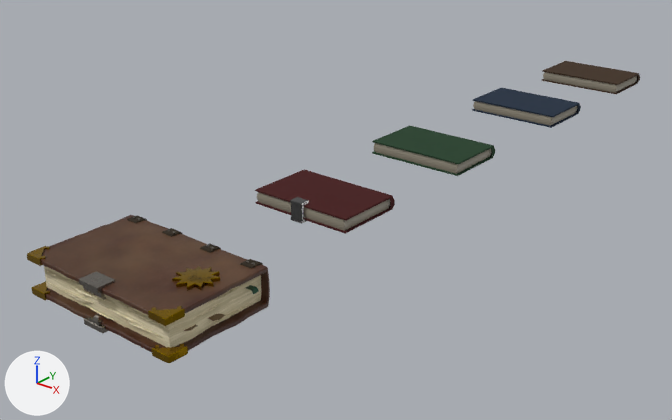
What one commit did to the Blender file Models/Book.blend.
One viewpoint serves both versions: a 50 mm camera at (4.16, -3.25, 2.67) aimed at (-0.47, 2.41, -0.45). The axes (+X, +Y, +Z) are drawn at lower left. The lights are the same throughout.
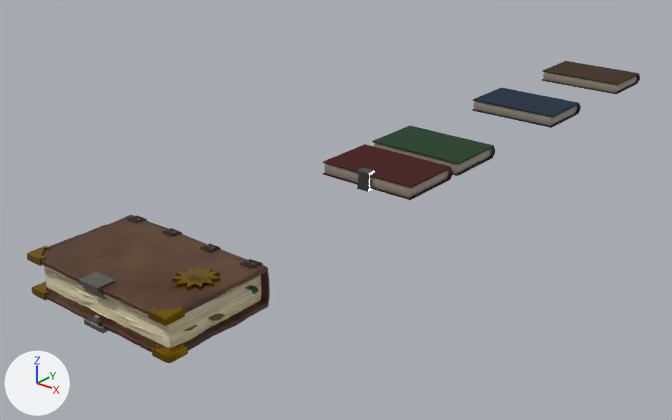
Diff of the bpy script that builds the scene:
```diff
--- a/Models/Book.blend.py
+++ b/Models/Book.blend.py
@@ ob_cube @@
 ob_cube = bpy.data.objects.new('Cube', me_cube)
-ob_cube.location = (0.0, 1.691, 0.0)
+ob_cube.location = (0.0, 2.483, 0.0)
```

Changed parts and their boxes [x1, y1, x2, y2] in the pictures (672 x 420 px):
'Cube', moved: before [255, 170, 395, 234]; after [323, 144, 453, 200]
